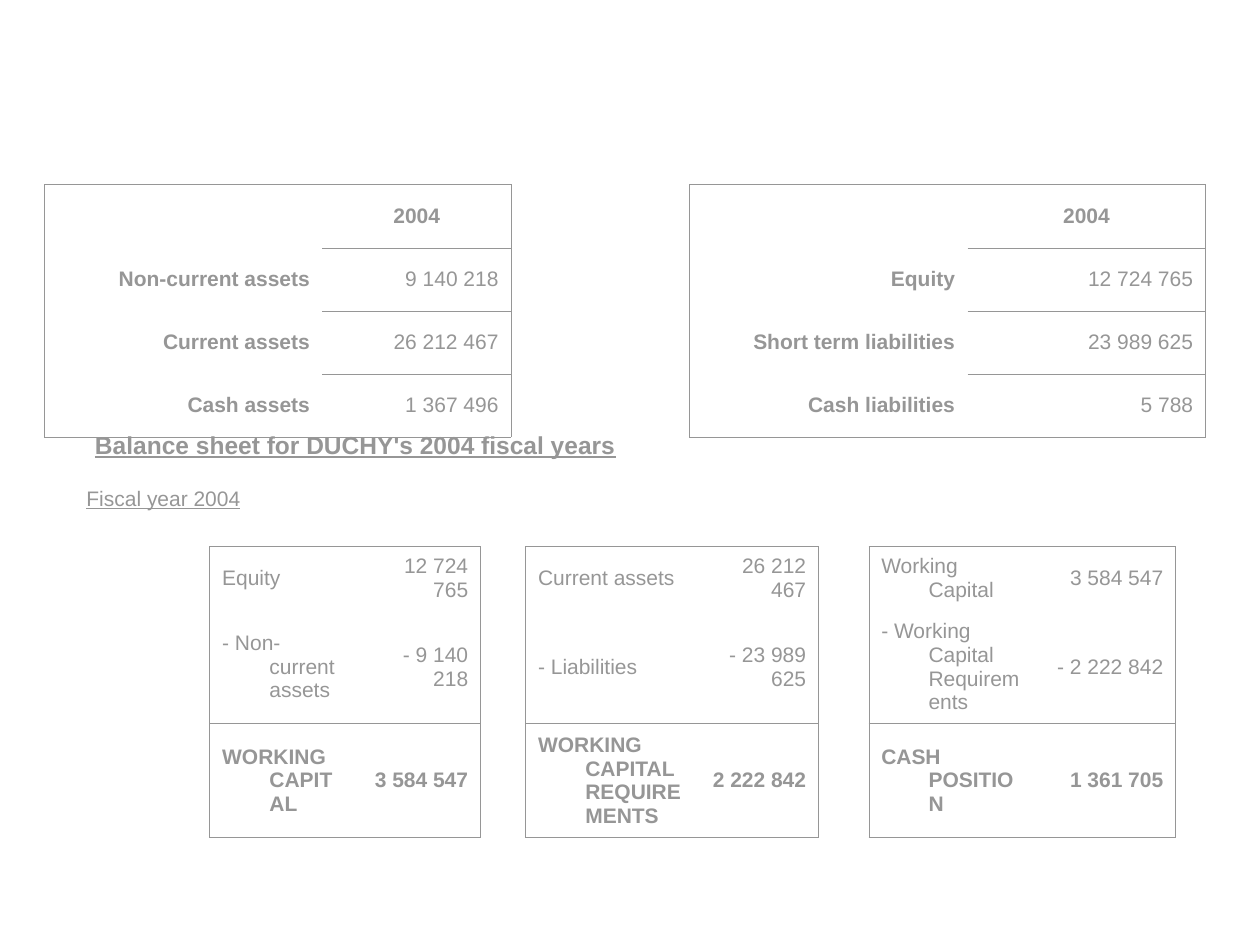
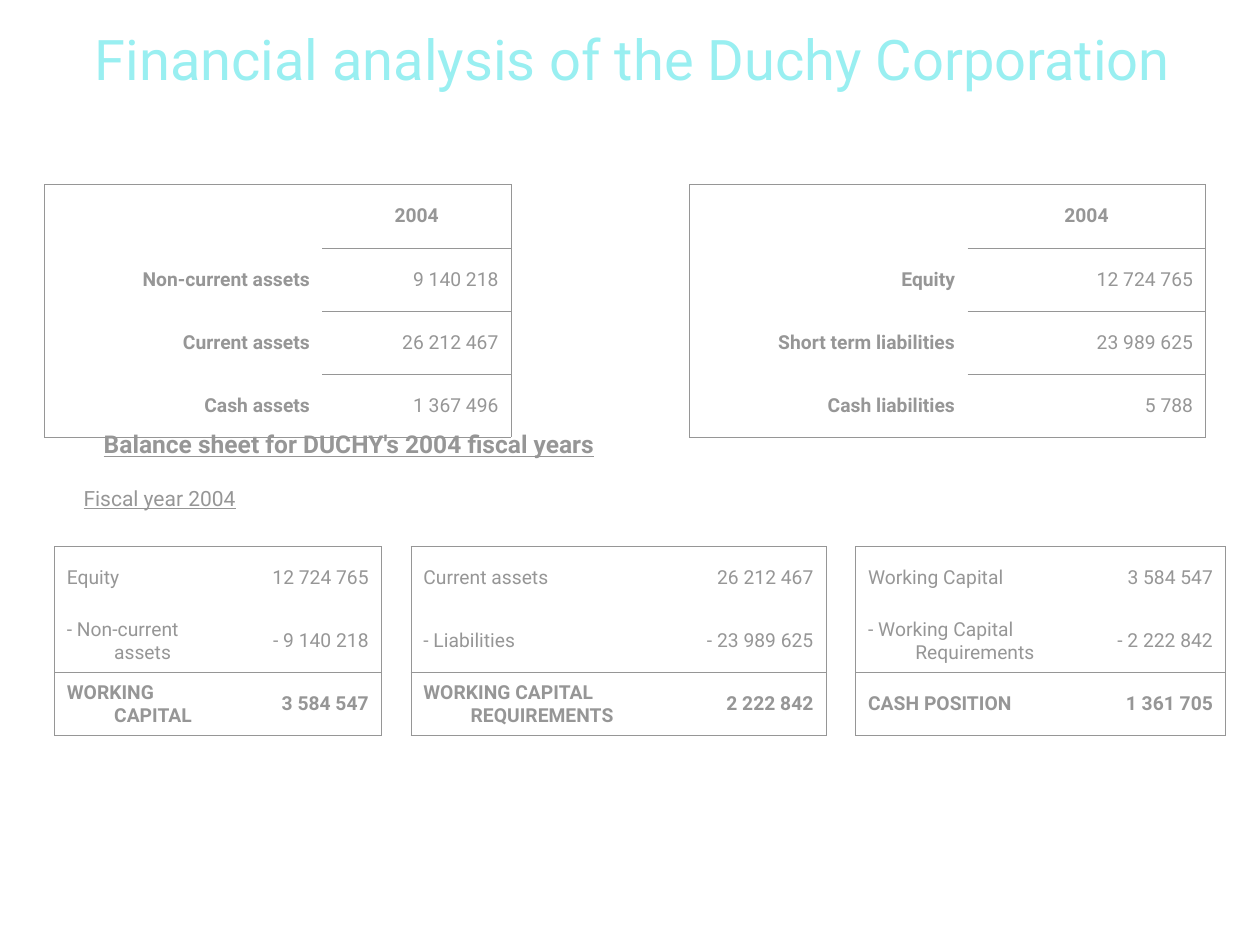
Before and after one commit to pngames/pavillon-noir, a slide deck: slide 12 of .others/tertiaire/tertiaire_finance.ppt. Drawn at 1260x945 pixels with LibreOffice and Linux fonts; fonts in the diff are those of the drawing; background and template pictures are left out. Boxes give left, top, right and bottom in pixels: in the first picture for what was removed or moved away, otherwise in the second. Text is boxed around its words. In the diff, an @@ line names an element or a change of style, - is before the commit and + after.

```diff
--- a/.others/tertiaire/tertiaire_finance.ppt
+++ b/.others/tertiaire/tertiaire_finance.ppt
@@ title added at (95, 37, 1170, 92), 32 pt, text #99EFF1 @@
+Financial analysis of the Duchy Corporation
@@ table at (44, 185, 1206, 416) @@
@@ size 12 to 11 pt, font Arial to Roboto @@
@@ text "Balance sheet for DUCHY's 2004 ..." at (104, 431, 594, 458): font Arial to Roboto @@
@@ text "Balance sheet for DUCHY's 2004 ...": place and size @@
-text "Balance sheet for DUCHY's 2004 ..." at (95, 434, 615, 459)
+text "Balance sheet for DUCHY's 2004 ..." at (104, 431, 594, 458)
@@ text "Fiscal year 2004" at (84, 490, 235, 511): font Arial to Roboto @@
@@ table at (54, 547, 1227, 728) @@
@@ size 12 to 11 pt, font Arial to Roboto @@
@@ table: place and size @@
-table at (209, 547, 1176, 835)
+table at (54, 547, 1227, 728)
```
Also in this commit, not shown: 13 other slides changed, 1 slide added, 1 slide removed.
